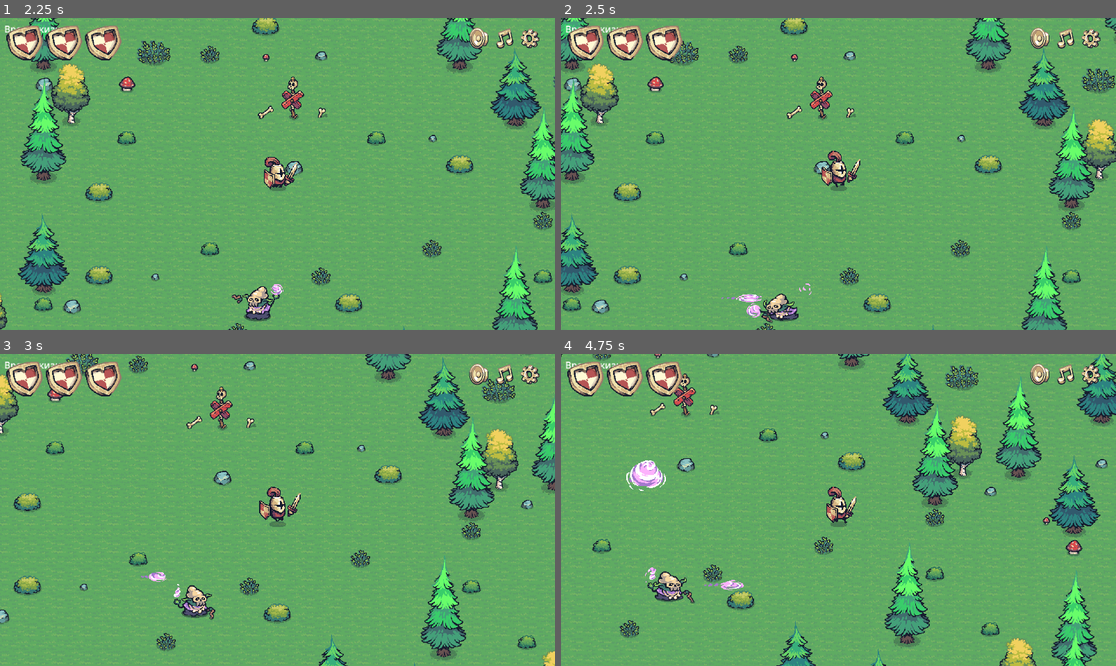
Above: before the commit, frames 1-4 (two rows, left to right).
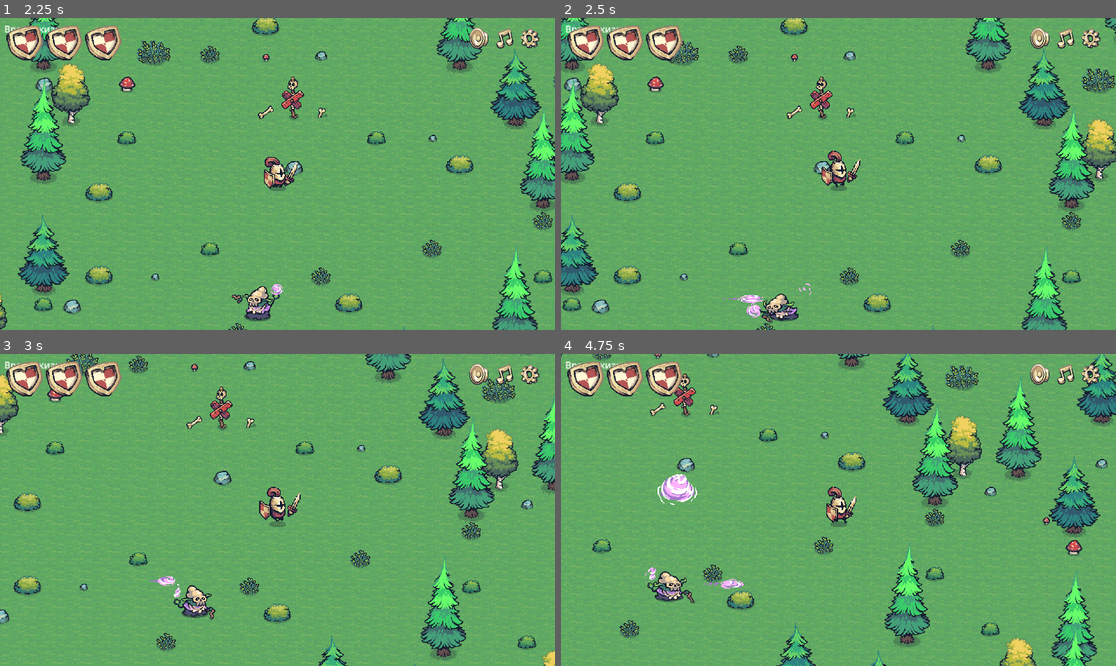
Above: after the commit, the same moments.

Repository: darkicestormteam/Fgame
Game: Godot game, scene res://scenes/mainmenu.tscn
Same seed, same stepped clock (60 frames per second), same inputs: the game is played once before the commit and once after it.
Inputs (mouse positions are in pixels of both pictures, inside the frame that each line leads up to):
- Up to frame 1 (2.25 s): click "старт" at 0.5 s; click "старт" at 1.25 s; tap Enter (ui_accept) at 2 s; move the mouse to (399, 158) at 2.02 s; hold D (move_right) from 2.03 s (still down); tap Space at 2.1 s
- Up to frame 2 (2.5 s): keep holding D (move_right); tap Enter (ui_accept) at 2.27 s
- Up to frame 3 (3 s): move the mouse to (166, 525) at 2.77 s; release D (move_right) at 2.78 s; hold S (move_down) from 2.78 s (still down); tap Space at 2.85 s
- Up to frame 4 (4.75 s): tap Enter (ui_accept) at 3.02, 4.52 s; move the mouse to (894, 441) at 3.52 s; release S (move_down) at 3.53 s; hold D (move_right) 3.53-4.28 s; tap Space at 3.6, 4.35 s; move the mouse to (810, 572) at 4.27 s; hold W (move_up) from 4.28 s (still down)

Frame 1 is identical in both runs. In frame 2, less than 0.1% of the frame differs, in the area x 28-37%, y 88-92%; in frame 3, 0.1%; in frame 4, 1.0%, in the area x 11-34%, y 34-76%.

Commit message:
update branch

Diff:
--- a/script/enemy.gd
+++ b/script/enemy.gd
@@ -227,15 +227,15 @@
 	var boom_instance = boom_scene.instantiate()
 	get_tree().current_scene.add_child(boom_instance)
 
-	# Определяем направление к игроку
-	var direction = (_player.global_position - global_position).normalized()
-
-	# Позиция спавна с учётом flip_h бабки (по оси X)
+	# Определяем направление к игроку ОТ ПОЗИЦИИ СПАВНА, а не от врага
+	# Это гарантирует, что снаряд полетит точно в игрока, даже если спавнится со смещением
 	var spawn_position = global_position
 	if animated_sprite.flip_h:
 		spawn_position.x -= boom_spawn_offset
 	else:
 		spawn_position.x += boom_spawn_offset
+
+	var direction = (_player.global_position - spawn_position).normalized()
 
 	boom_instance.global_position = spawn_position
 	boom_instance.set_direction(direction)
Not shown, changed: .gitignore
